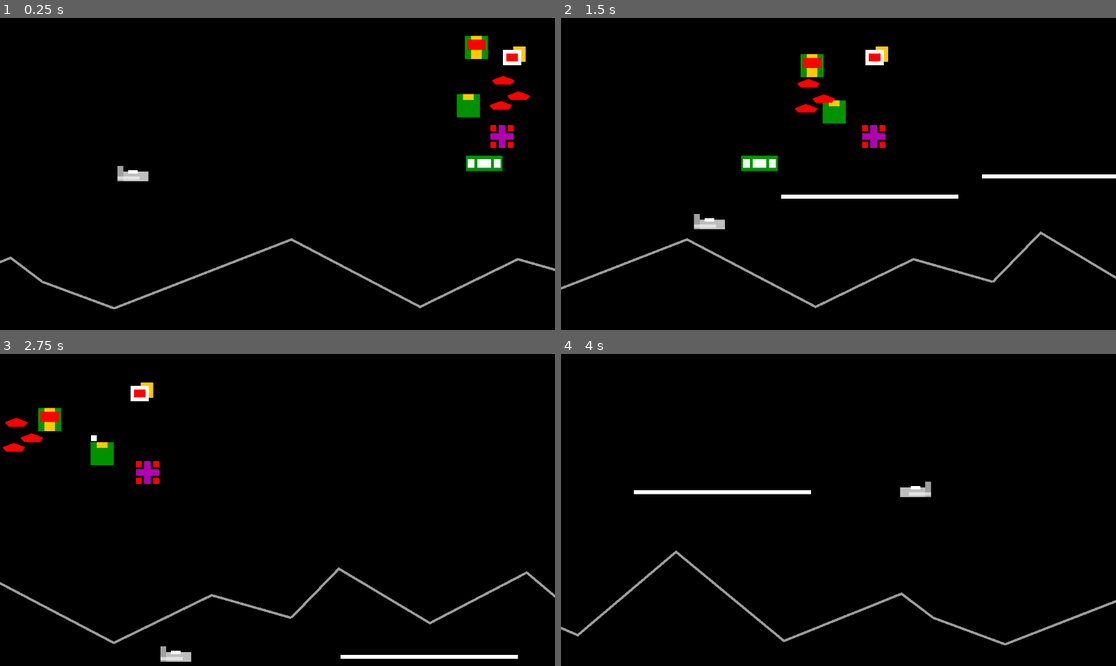
Above: before the commit, frames 1-4 (two rows, left to right).
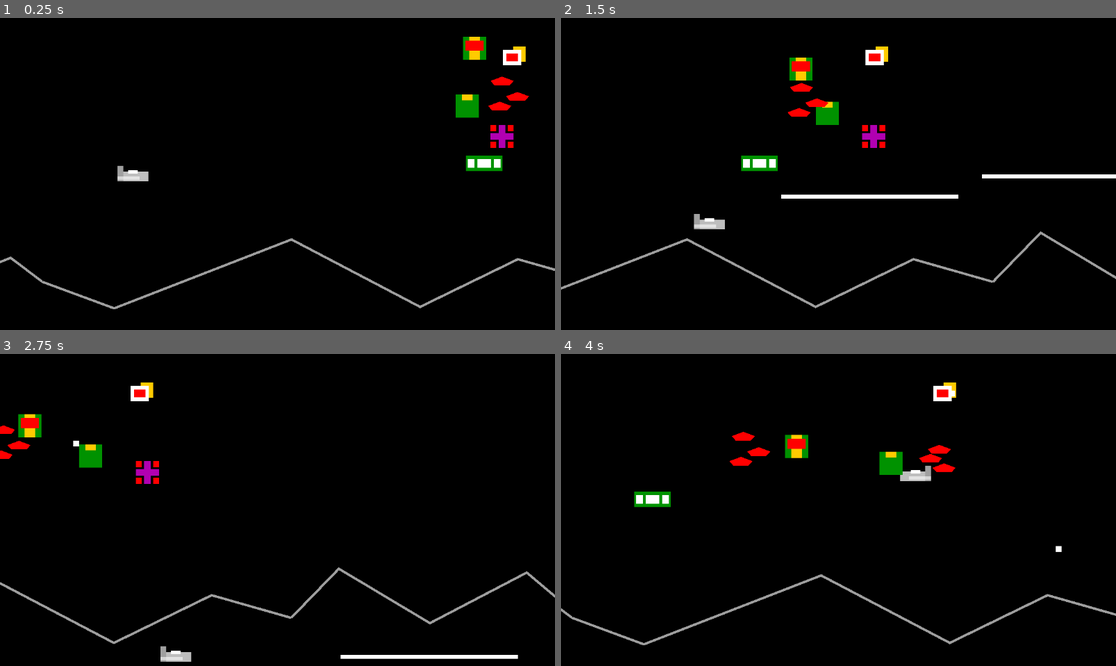
Above: after the commit, the same moments.

Repository: Toxe/godot-defender-clone
Game: Godot game, scene res://scenes/levels/main.tscn
Two runs of this game, one before a commit and one after it. Both use one fixed random seed, a clock stepped at 60 frames per second and the inputs below.
Inputs:
- Up to frame 1 (0.25 s): no input
- Up to frame 2 (1.5 s): hold Right (move_right) 0.53-1.28 s; tap Space (fire) at 0.6, 1.35 s; hold Down (move_down) from 1.28 s (still down)
- Up to frame 3 (2.75 s): release Down (move_down) at 2.03 s; hold Right (move_right) from 2.03 s (still down); tap Space (fire) at 2.1 s
- Up to frame 4 (4 s): release Right (move_right) at 2.78 s; hold Up (move_up) 2.78-3.53 s; tap Space (fire) at 2.85, 3.6 s; hold Left (move_left) from 3.53 s (still down)

The runs differ from the first frame. In frame 1, 0.4% of the frame differs, in the area x 82-96%, y 5-33%; in frame 2, 1.0%; in frame 3, 1.3%; in frame 4, 4.5%, in the area x 0-100%, y 9-94%.

Commit message:
MovementComponent uses speed and direction; sets velocity internally

Diff:
--- a/G01_Defender/scenes/components/movement_component.gd
+++ b/G01_Defender/scenes/components/movement_component.gd
@@ -1,6 +1,27 @@
 class_name MovementComponent extends Node
 
-@export var velocity := Vector2.ZERO
+@export var speed := 0.0:
+    get:
+        return speed
+    set(value):
+        speed = value
+        velocity_ = direction.normalized() * speed
+
+@export var direction := Vector2.ZERO:
+    get:
+        return direction
+    set(value):
+        direction = value
+        velocity_ = direction.normalized() * speed
+
+@onready var velocity_: Vector2 = direction.normalized() * speed
+
 
 func _physics_process(delta):
-    get_parent().position += velocity * delta
+    get_parent().position += velocity_ * delta
+
+
+# set velocity and automatically update speed and direction
+func set_velocity(new_velocity: Vector2):
+    direction = new_velocity.normalized()
+    speed = new_velocity.length()
--- a/G01_Defender/scenes/enemies/baiter.tscn
+++ b/G01_Defender/scenes/enemies/baiter.tscn
@@ -11,7 +11,8 @@
 [node name="Baiter" type="Node2D"]
 
 [node name="MovementComponent" parent="." instance=ExtResource("1_pkn14")]
-velocity = Vector2(-200, 0)
+speed = 200.0
+direction = Vector2(-1, 0)
 
 [node name="ShootingComponent" parent="." node_paths=PackedStringArray("visible_on_screen_notifier") instance=ExtResource("2_x1yi8")]
 shot_scene = ExtResource("3_rx8aj")
--- a/G01_Defender/scenes/enemies/bomber.tscn
+++ b/G01_Defender/scenes/enemies/bomber.tscn
@@ -12,7 +12,8 @@
 [node name="Bomber" type="Node2D"]
 
 [node name="MovementComponent" parent="." instance=ExtResource("1_palca")]
-velocity = Vector2(-55, 0)
+speed = 55.0
+direction = Vector2(-1, 0)
 
 [node name="ShootingComponent" parent="." instance=ExtResource("2_x5jbv")]
 shot_scene = ExtResource("3_2ih8u")
--- a/G01_Defender/scenes/enemies/lander.tscn
+++ b/G01_Defender/scenes/enemies/lander.tscn
@@ -11,7 +11,8 @@
 [node name="Lander" type="Node2D"]
 
 [node name="MovementComponent" parent="." instance=ExtResource("1_lgmwg")]
-velocity = Vector2(-50, 10)
+speed = 60.0
+direction = Vector2(-50, 10)
 
 [node name="ShootingComponent" parent="." node_paths=PackedStringArray("visible_on_screen_notifier") instance=ExtResource("4_83jcr")]
 shot_scene = ExtResource("3_qu8ae")
--- a/G01_Defender/scenes/enemies/mutant.tscn
+++ b/G01_Defender/scenes/enemies/mutant.tscn
@@ -11,7 +11,8 @@
 [node name="Mutant" type="Node2D"]
 
 [node name="MovementComponent" parent="." instance=ExtResource("1_8p8dp")]
-velocity = Vector2(-100, 30)
+speed = 120.0
+direction = Vector2(-100, 30)
 
 [node name="ShootingComponent" parent="." node_paths=PackedStringArray("visible_on_screen_notifier") instance=ExtResource("2_qtc2j")]
 shot_scene = ExtResource("3_dbn5c")
--- a/G01_Defender/scenes/enemies/pod.gd
+++ b/G01_Defender/scenes/enemies/pod.gd
@@ -12,7 +12,7 @@
 
 
 func swarmer_direction() -> Vector2:
-    var direction = Vector2.RIGHT if $MovementComponent.velocity.x >= 0 else Vector2.LEFT
+    var direction = Vector2.RIGHT if $MovementComponent.direction.x >= 0 else Vector2.LEFT
     return direction.rotated(deg_to_rad(randf_range(-swarmer_spawn_direction_rotation, swarmer_spawn_direction_rotation)))
 
 
@@ -22,5 +22,5 @@
         var swarmer = swarmer_scene.instantiate()
         var swarmer_movement_component = swarmer.get_node("MovementComponent") as MovementComponent
         swarmer.global_position = swarmer_position()
-        swarmer_movement_component.velocity = swarmer_direction() * swarmer_movement_component.velocity.length()
+        swarmer_movement_component.direction = swarmer_direction()
         get_parent().call_deferred("add_child", swarmer)
--- a/G01_Defender/scenes/enemies/pod.tscn
+++ b/G01_Defender/scenes/enemies/pod.tscn
@@ -11,7 +11,8 @@
 script = ExtResource("1_vlk47")
 
 [node name="MovementComponent" parent="." instance=ExtResource("1_htxr3")]
-velocity = Vector2(-40, 0)
+speed = 40.0
+direction = Vector2(-1, 0)
 
 [node name="HitboxComponent" parent="." instance=ExtResource("4_o8rjc")]
 
--- a/G01_Defender/scenes/enemies/swarmer.tscn
+++ b/G01_Defender/scenes/enemies/swarmer.tscn
@@ -11,7 +11,8 @@
 [node name="Swarmer" type="Node2D"]
 
 [node name="MovementComponent" parent="." instance=ExtResource("1_wypk8")]
-velocity = Vector2(-150, 5)
+speed = 160.0
+direction = Vector2(-150, 10)
 
 [node name="ShootingComponent" parent="." node_paths=PackedStringArray("visible_on_screen_notifier") instance=ExtResource("2_vcr6r")]
 shot_scene = ExtResource("3_6gpd0")
